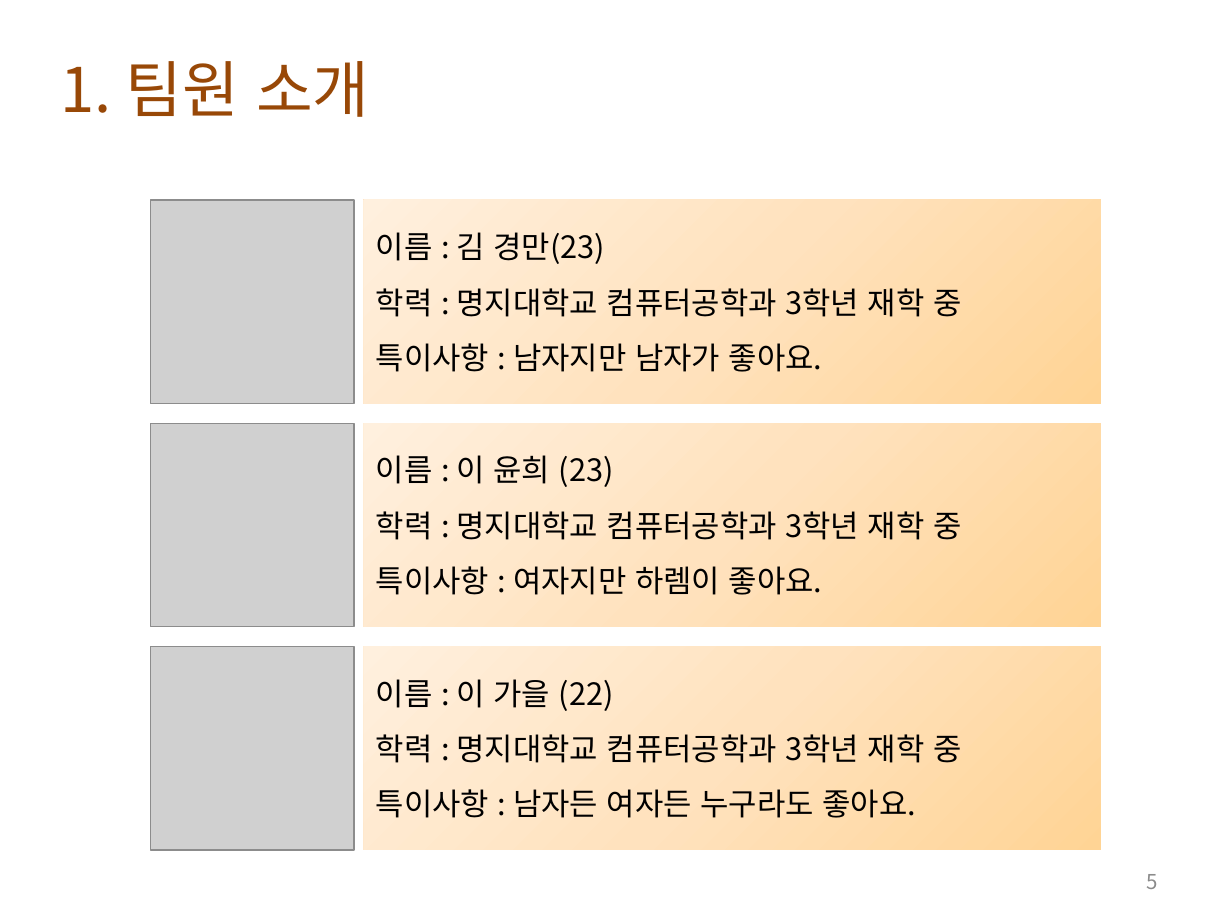
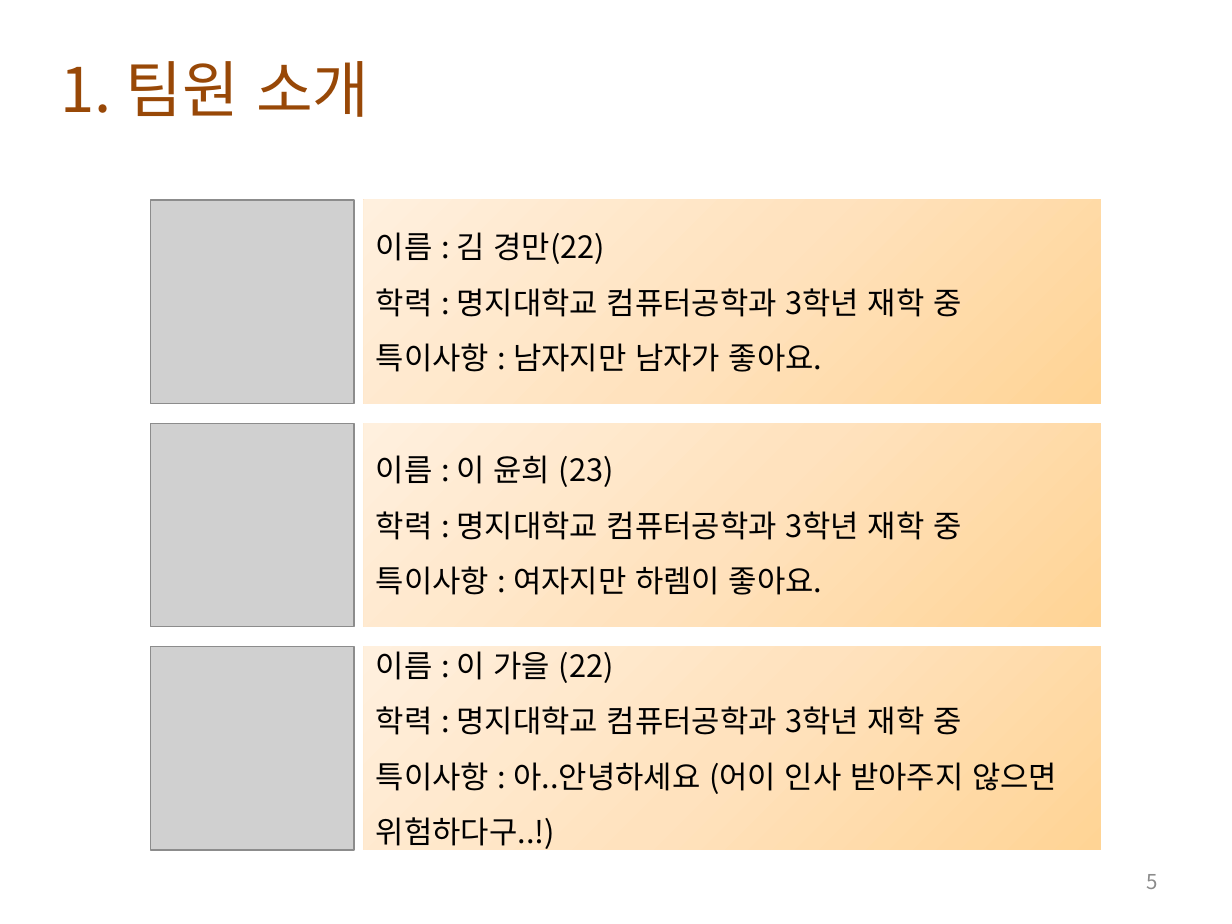
Before and after one commit to lge920904/planning_contest, a slide deck: slide 5 of Tortugabay_Presentation_v0.9.pptx. Drawn at 1232x924 pixels with LibreOffice and Linux fonts; fonts in the diff are those of the drawing; grey boxes stand for pictures; background and template pictures are left out. Boxes give left, top, right and bottom in pixels: in the first picture for what was removed or moved away, otherwise in the second. Text is boxed around its words. In the diff, an @@ line names an element or a change of style, - is before the commit and + after.

```diff
--- a/Tortugabay_Presentation_v0.9.pptx
+++ b/Tortugabay_Presentation_v0.9.pptx
@@ text in rectangle at box(376, 232, 606, 264): text changed @@
-이름 : 김 경만(23)
+이름 : 김 경만(22)
@@ text in rectangle at box(376, 762, 1057, 852): text changed @@
-특이사항 : 남자든 여자든 누구라도 좋아요.
+특이사항 : 아..안녕하세요 (어이 인사 받아주지 않으면 위험하다구..!)
```
Also in this commit, not shown: 3 other files.
